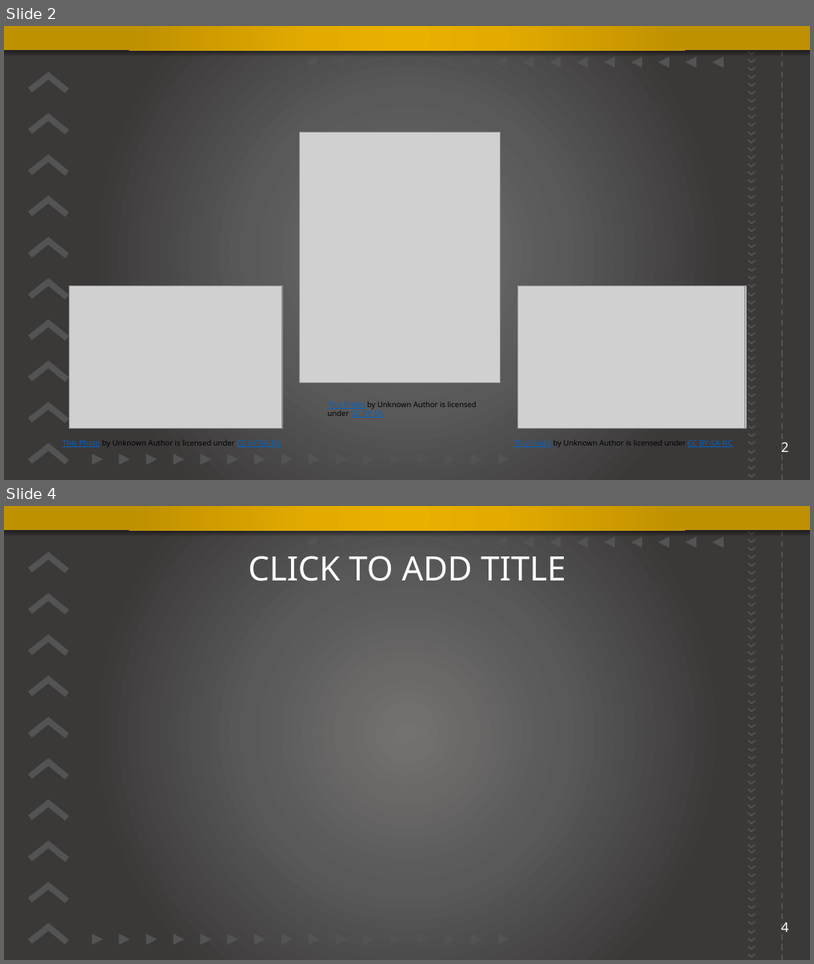
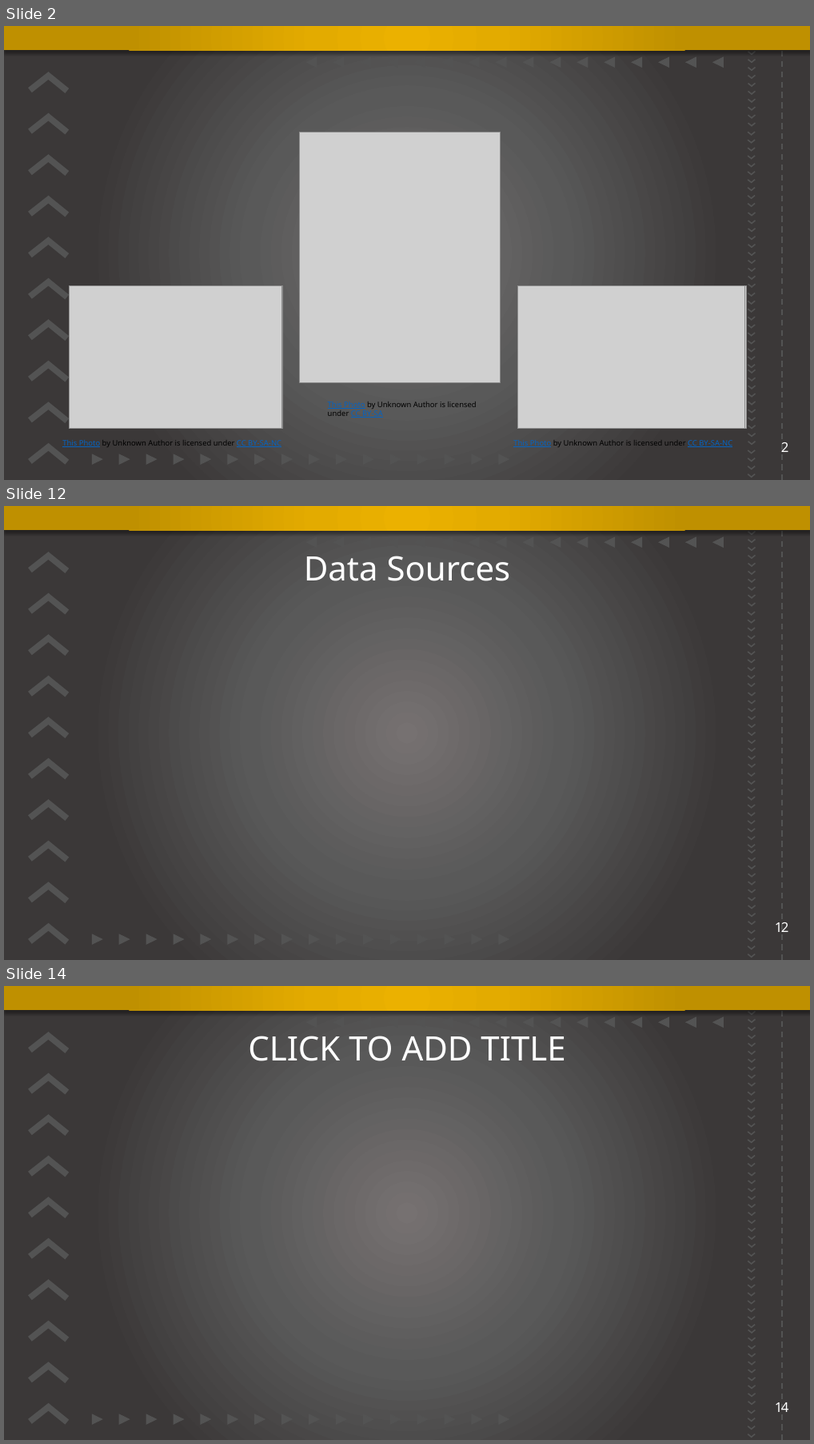
Before and after one commit to shupersap/Sport-Vs.-e-Sports-Viewers, a slide deck: Presentation.pptx. Shown one above the other, each under a label of ours: slides 2 and 4 before the commit, slides 2, 12 and 14 after it; the slides between them are not shown. The pictures are 814x964 and 814x1444 pixels, drawn with LibreOffice and Linux fonts; fonts in the diff are those of the drawing; grey boxes stand for pictures; background and template pictures are left out. Boxes give left, top, right and bottom in pixels: in the first picture for what was removed or moved away, otherwise in the second. Text is boxed around its words. In the diff, an @@ line names an element or a change of style, - is before the commit and + after.

```diff
--- a/Presentation.pptx
+++ b/Presentation.pptx
@@ slide 12 added at (x1=4, y1=506, x2=810, y2=960), background gradient #767171 to #595959 to #3B3838; not listed: 162 template elements that a slide beside it also shows @@
@@ title added at (x1=304, y1=556, x2=511, y2=581), 40 pt, text #FFFFFF @@
+Data Sources
@@ page number added at (x1=775, y1=922, x2=790, y2=932), 16 pt, text #FFFFFF @@
+12
@@ what was slide 4 is now slide 14 @@
@@ page number at (x1=775, y1=1402, x2=790, y2=1412): text changed @@
-4
+14
```
Also in this commit, not shown: 10 other slides added, 1 slide removed.
